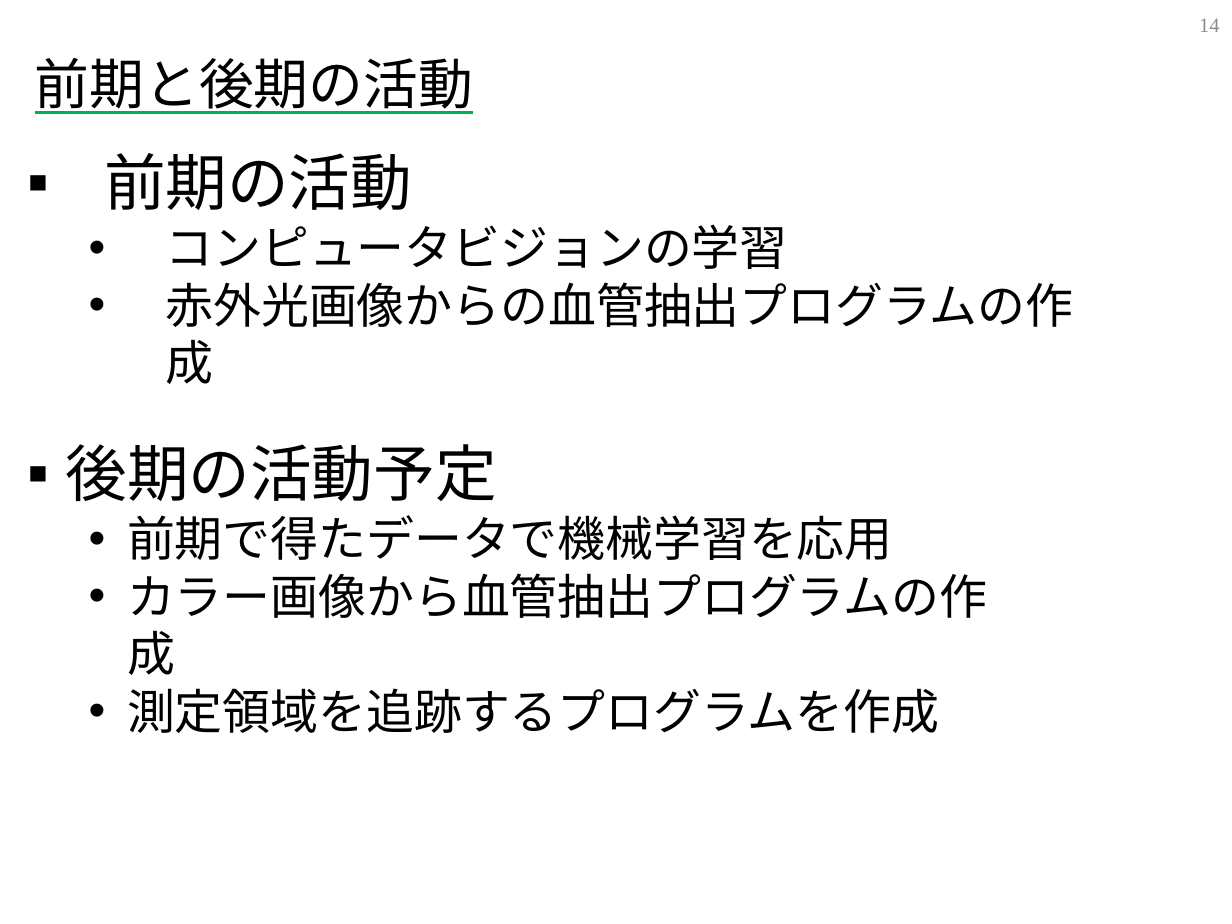
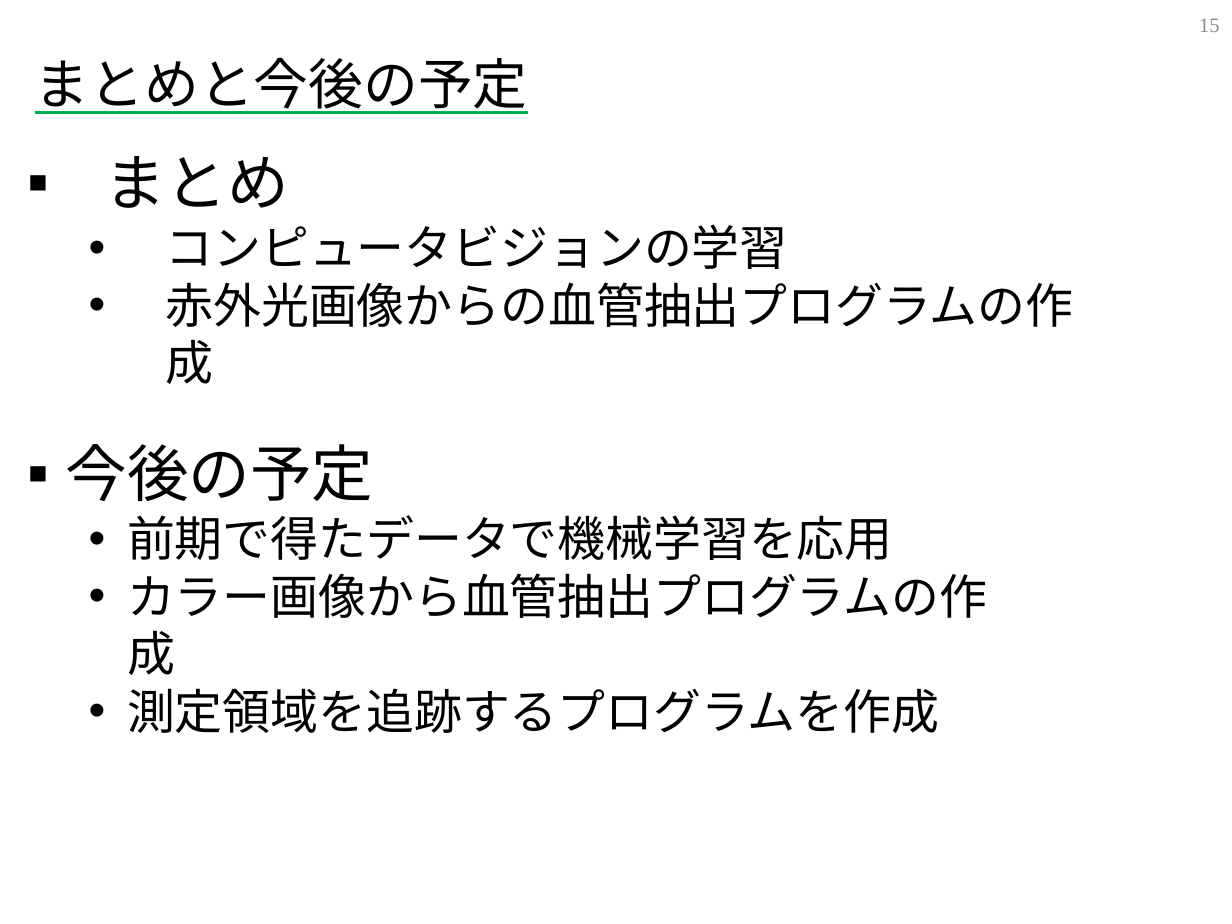
Before and after one commit to Quevun/blood_vessel_detection, a slide deck: slide 16 of blood vessel detection.pptx (slide 15 before the commit). Drawn at 1232x924 pixels with LibreOffice and Linux fonts; fonts in the diff are those of the drawing. Boxes give left, top, right and bottom in pixels: in the first picture for what was removed or moved away, otherwise in the second. Text is boxed around its words. In the diff, an @@ line names an element or a change of style, - is before the commit and + after.

```diff
--- a/blood vessel detection.pptx
+++ b/blood vessel detection.pptx
@@ page number at (1199,18,1219,32): text changed @@
-14
+15
@@ text at (35,58,528,114): text changed @@
-前期と後期の活動
+まとめと今後の予定
@@ text at (104,156,289,208): text changed @@
-▪ 前期の活動
+▪ まとめ
@@ text at (66,444,374,501): text changed @@
-▪ 後期の活動予定
+▪ 今後の予定
```
Also in this commit, not shown: 6 other slides changed, 2 slides added, 1 slide removed.
